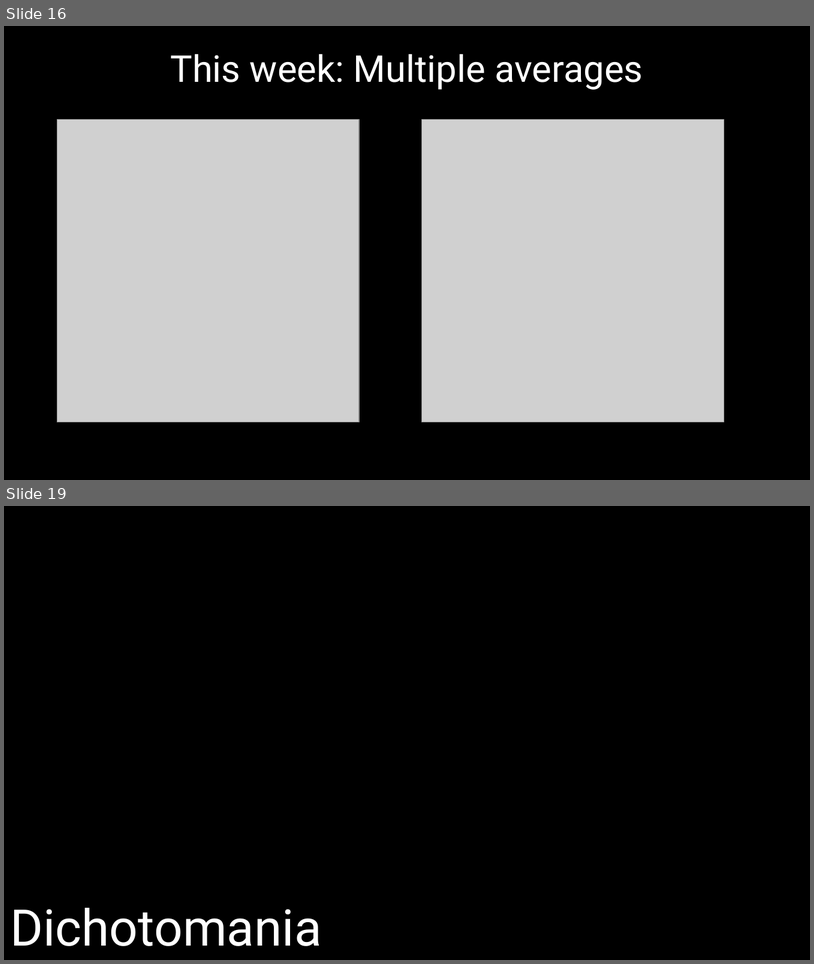
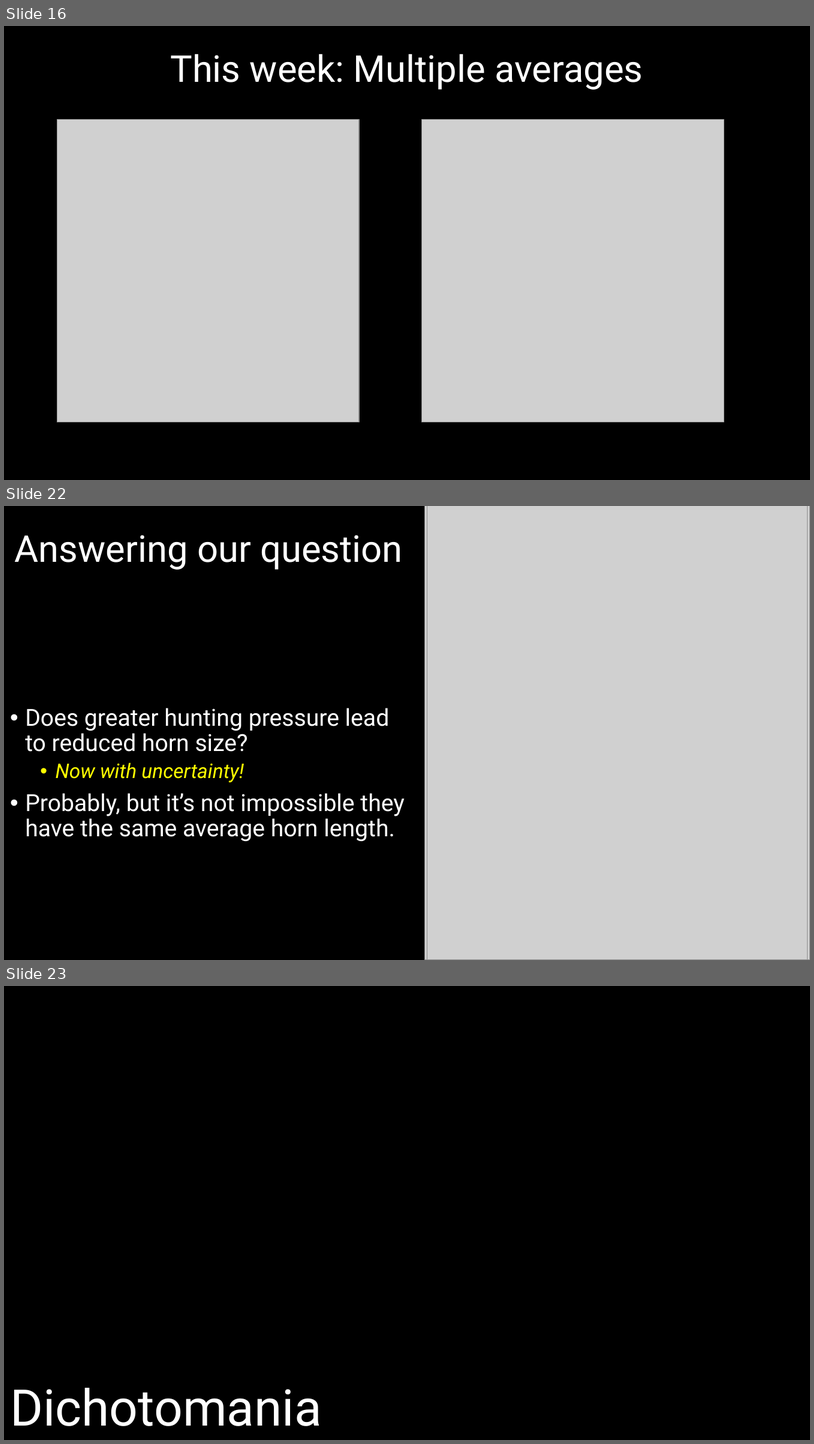
Before and after one commit to DeonRoos/006-BI3010, a slide deck: Lecture 7 - Cat LM/slides/LM with cat.pptx. Shown one above the other, each under a label of ours: slides 16 and 19 before the commit, slides 16, 22 and 23 after it; the slides between them are not shown. The pictures are 814x964 and 814x1444 pixels, drawn with LibreOffice and Linux fonts; fonts in the diff are those of the drawing; grey boxes stand for pictures. Boxes give left, top, right and bottom in pixels: in the first picture for what was removed or moved away, otherwise in the second. Text is boxed around its words. In the diff, an @@ line names an element or a change of style, - is before the commit and + after.

```diff
--- a/Lecture 7 - Cat LM/slides/LM with cat.pptx
+++ b/Lecture 7 - Cat LM/slides/LM with cat.pptx
@@ slide 22 added at (x1=4, y1=506, x2=810, y2=960), background #000000 @@
@@ picture added at (x1=425, y1=506, x2=810, y2=960) @@
@@ picture added at (x1=428, y1=506, x2=808, y2=960) @@
@@ title added at (x1=15, y1=535, x2=403, y2=570), 44 pt, text #FFFFFF @@
+Answering our question
@@ text added at (x1=25, y1=708, x2=404, y2=841), 28 pt, text #FFFFFF @@
+• Does greater hunting pressure lead to reduced horn size?
+  • Now with uncertainty!
+• Probably, but it’s not impossible they have the same average horn length.
@@ what was slide 19 is now slide 23 @@
```
Also in this commit, not shown: 5 slides changed, 4 other slides added, 10 other files.
